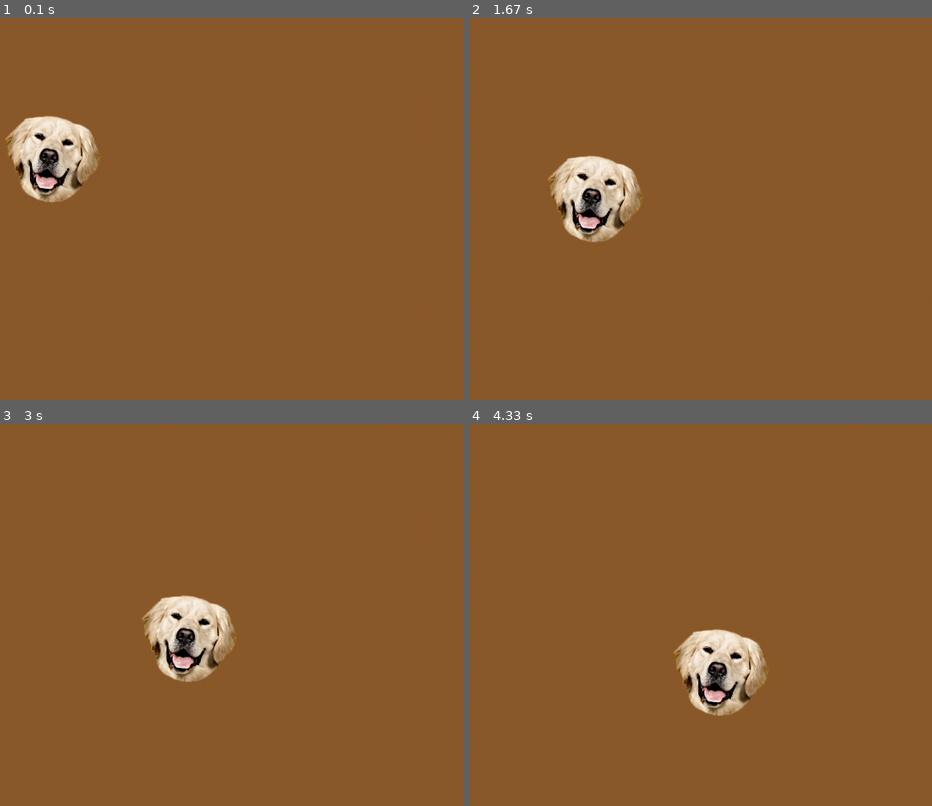
Above: before the commit, frames 1-4 (two rows, left to right).
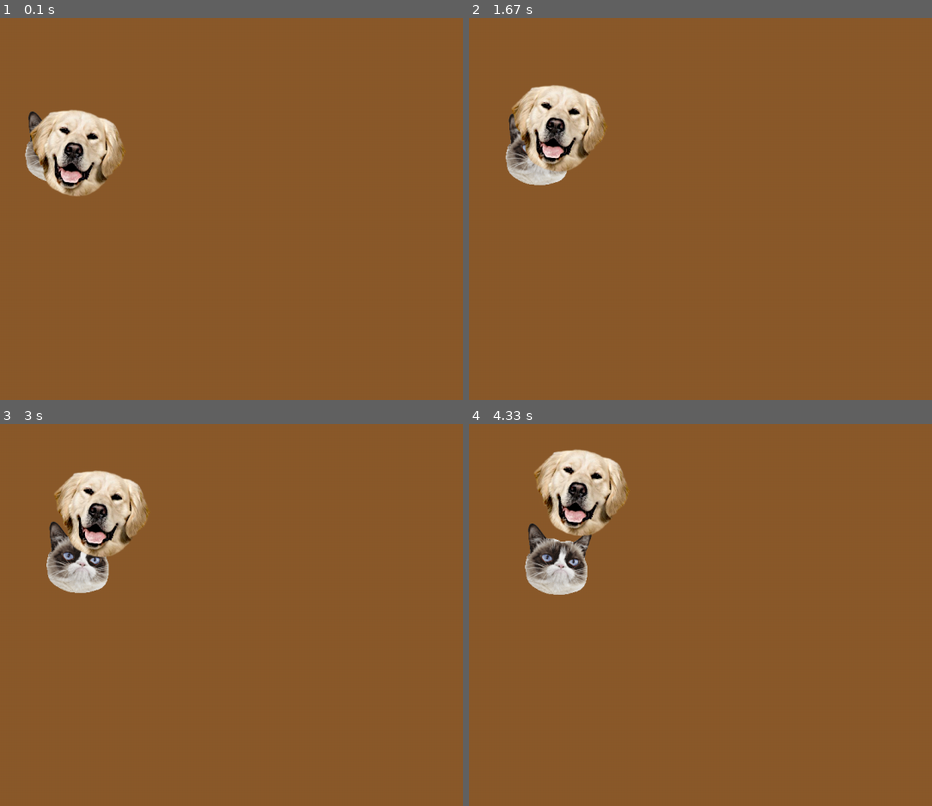
Above: after the commit, the same moments.

Repository: jimmygizmo/pygamefun
Game: pygame game, started from game/main.py
The game is run twice, just before and just after one commit, with the same random seed, the same clock (stepped at 60 frames per second) and the same inputs.
Inputs:
- Up to frame 1 (0.1 s): no input
- Up to frame 2 (1.67 s): no input
- Up to frame 3 (3 s): no input
- Up to frame 4 (4.33 s): no input

The runs differ from the first frame. In frame 1, 4.1% of the frame differs, in the area x 1-27%, y 24-49%; in frame 2, 7.3%; in frame 3, 8.2%; in frame 4, 8.5%, in the area x 12-65%, y 6-77%.

Commit message:
new data structures for monsters and monster. processed iteratively. works well.

Diff:
--- a/game/main.py
+++ b/game/main.py
@@ -13,8 +13,35 @@
 ONESIZE = (20, 20)  # Using a tuple for x, y in this case.
 MONSTER_ONE = 'assets/grumpy-cat-sm.png'
 MONSTER_TWO = 'assets/gold-retriever-sm.png'
-MONSTER_THREE = 'assets/frog-red-eye-front-lg.png'
 
+
+# MONSTER DATA
+monsters = []
+monster = {'name': 'grumpy',
+           'img':  'assets/grumpy-cat-sm.png',
+           'w': 200,
+           'h': 200,
+           'color': 'blue',
+           'x': 150,
+           'y': 150,
+           'xv': 0.2,
+           'yv': 0.04,
+           }
+monsters.append(monster)
+monster = {'name': 'goldie',
+           'img':  'assets/gold-retriever-sm.png',
+           'w': 200,
+           'h': 200,
+           'color': 'red',
+           'x': 150,
+           'y': 150,
+           'xv': 0.23,
+           'yv': -0.43,
+           }
+monsters.append(monster)
+
+
+# DISPLAY SURFACE
 display_surface = pygame.display.set_mode((SCREEN_WIDTH, SCREEN_HEIGHT))
 pygame.display.set_caption(GAME_TITLE)
 
@@ -22,20 +49,25 @@
 # Next we use a "Surface". (They are very similar. "display surface" is the main surface we draw on. The ONE we see.
 # We can attach multiple "Surface" objects to the one official "display surface".
 
-one_surf = pygame.Surface(ONESIZE)
-one_surf.fill(ONECOLOR)
+# INITIALIZE MONSTERS
+for monster in monsters:
+    # monster['surface'] = pygame.Surface((monster['w'], monster['h']))
+    # monster['surface'].fill(monster['color'])
+    monster['surface'] = pygame.image.load(monster['img']).convert_alpha()
+    # TODO: For performance, pre-calculate/populate values like half-width, half-height, etc. etc. etc.
+    # Don't do this if we find built in methods for FRect. This is probably well-covered by FRect/PyGame.
 
-one_x = 100
-one_y = 150
-one_vel_x = 1.3
-one_vel_y = 0.7
+# Refactoring to use monsters array/list
+# one_surf = pygame.Surface(ONESIZE)
+# one_surf.fill(ONECOLOR)
+# one_x = -1100
+# one_y = -100
+# one_vel_x = 0.2
+# one_vel_y = 0.04
+# monster_surf_one = pygame.image.load(MONSTER_THREE).convert_alpha()
+
 
 running = True
-
-
-# Import image
-monster_surf_one = pygame.image.load(MONSTER_TWO).convert_alpha()
-
 while running:
     # #### ####   EVENT LOOP    #### ####
     for event in pygame.event.get():
@@ -46,29 +78,31 @@
     display_surface.fill(BGCOLOR)  # Normally we always re-draw the BG.
 
     #display_surface.blit(one_surf, (one_x, one_y))
-    display_surface.blit(monster_surf_one, (one_x, one_y))
+    for monster in monsters:
+        display_surface.blit(monster['surface'], (monster['x'], monster['y']))
 
     pygame.display.update()  # update entire surface or use  .flip() which will update only part of the surface.
     #pygame.display.flip()  # Similar to update but not entire screen. TODO: Clarify
 
-    # WALL BOUNCING:
-    # Really, to calculate limits like this for an object requires using half the object width etc.
-    # It also requires images with no buffer/margin of transparency in the image. TODO: Fix this in our images.
+    # CALCULATIONS FOR NEW POSITIONS FOR THE NEXT LOOP:
+    for monster in monsters:
+        # Really, to calculate limits like this for an object requires using half the object width etc.
+        # It also requires images with no buffer/margin of transparency in the image. TODO: Fix this in our images.
 
-    # Bounce off wall in X Axis - If either limit is hit, reverse the speed/velocity
-    if one_x < 0 or one_x > 1170:
-        one_vel_x = one_vel_x * -1
+        # Bounce off wall in X Axis - If either limit is hit, reverse the speed/velocity
+        if monster['x'] < 0 or monster['x'] > 1170:
+            monster['xv'] = monster['xv'] * -1
 
-    # Bounce off wall in Y Axis - If either limit is hit, reverse the speed/velocity
-    if one_y < 0 or one_y > 600:
-        one_vel_y = one_vel_y * -1
+        # Bounce off wall in Y Axis - If either limit is hit, reverse the speed/velocity
+        if monster['y'] < 0 or monster['y'] > 600:
+            monster['yv'] = monster['yv'] * -1
 
-    # Technically a speed is an absolute value, but a velocity (in one dimension, as we are currently dealing with it)
-    # is just a speed with a positive or negative sign. (A speed with direction indicated.)
-    # A velocity is both a speed and a direction, and direction has dimensions, one, two or three, usually.
+        # Technically a speed is an absolute value, but a velocity (in one dimension, as we are currently dealing with it)
+        # is just a speed with a positive or negative sign. (A speed with direction indicated.)
+        # A velocity is both a speed and a direction, and direction has dimensions, one, two or three, usually.
 
-    one_x += one_vel_x
-    one_y += one_vel_y
+        monster['x'] += monster['xv']
+        monster['y'] += monster['yv']
 
 
 pygame.quit()
Binary file removed: game/assets/frog-redeye-front-lg.png
